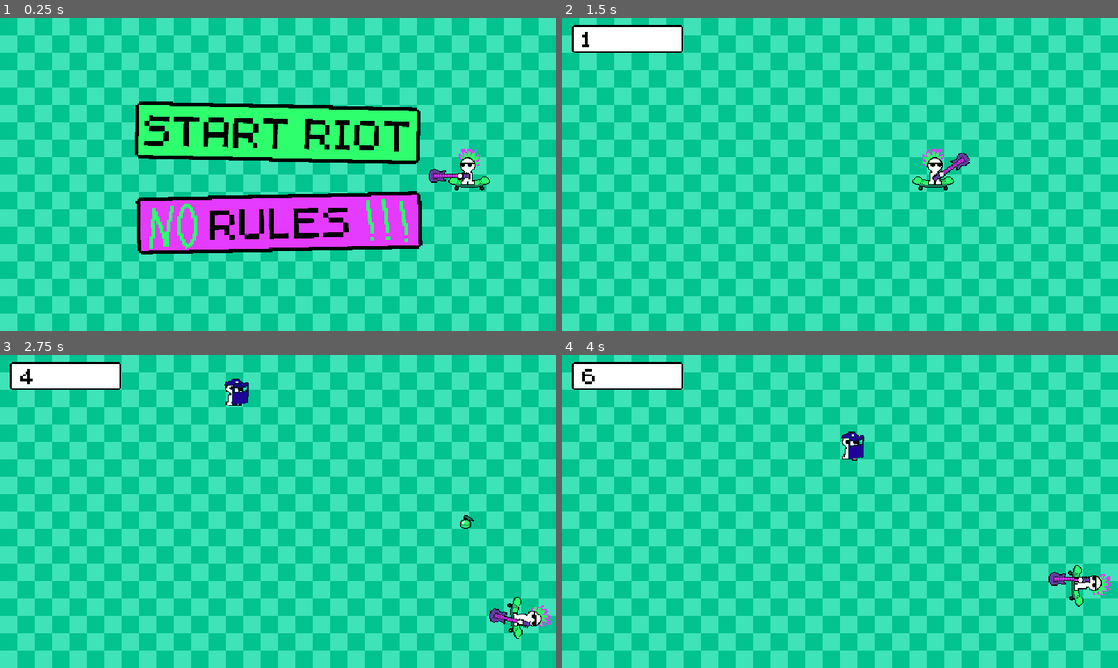
Above: before the commit, frames 1-4 (two rows, left to right).
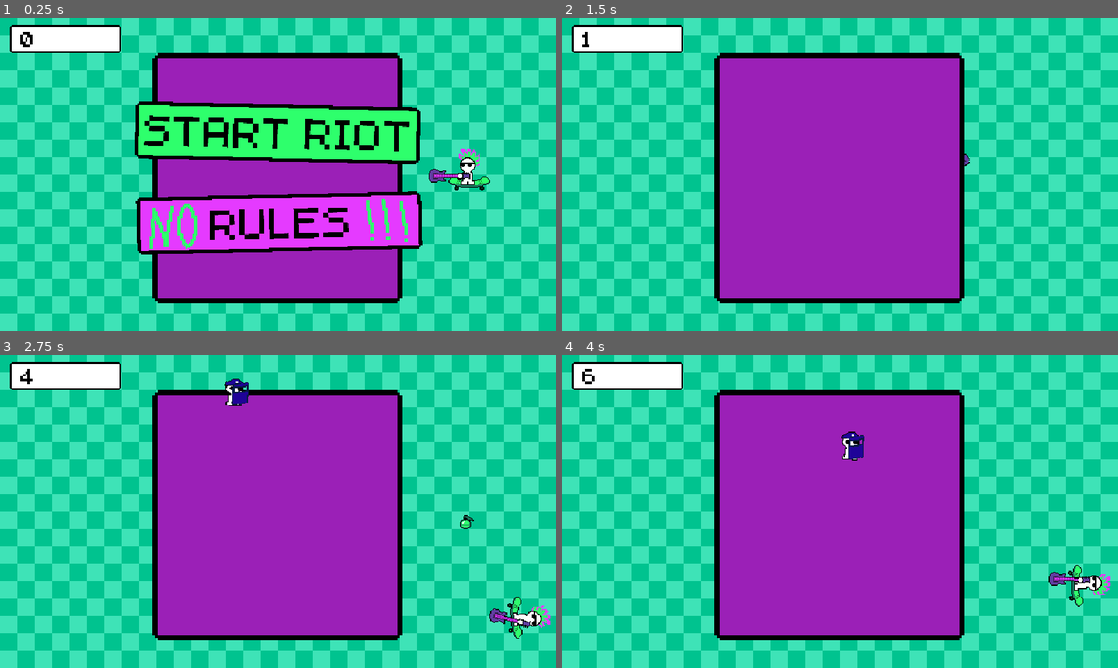
Above: after the commit, the same moments.

Repository: KyleTiley/PlayfulAnarchy
Game: Godot game, scene res://main.tscn
Two runs of this game, one before a commit and one after it. Both use one fixed random seed, a clock stepped at 60 frames per second and the inputs below.
Inputs (mouse positions are in pixels of both pictures, inside the frame that each line leads up to):
- Up to frame 1 (0.25 s): no input
- Up to frame 2 (1.5 s): click "START RIOT" at 0.5 s; move the mouse to (962, 158) at 1.27 s; hold D (right_input) from 1.28 s (still down)
- Up to frame 3 (2.75 s): move the mouse to (166, 527) at 2.02 s; release D (right_input) at 2.03 s; hold S (down_input) from 2.03 s (still down)
- Up to frame 4 (4 s): move the mouse to (895, 442) at 2.77 s; release S (down_input) at 2.78 s; hold D (right_input) 2.78-3.53 s; move the mouse to (812, 574) at 3.52 s; hold W (up_input) from 3.53 s (still down)

The runs differ from the first frame. In frame 1, 21% of the frame differs, in the area x 1-73%, y 2-92%; in frame 2, 36%, in the area x 27-73%, y 11-92%; in frame 3, 36%; in frame 4, 36%.

Commit message:
doing death screen

Diff:
--- a/Menu.gd
+++ b/Menu.gd
@@ -2,7 +2,7 @@
 
 func _on_play_button_pressed():
 	self.hide()
-	$"../Game/GameUI".show()
+	$"../Game/GameUI/Score".show()
 
 func _on_rules_button_pressed():
 	$Rules.show()
--- a/main.tscn
+++ b/main.tscn
@@ -236,7 +236,6 @@
 zoom = Vector2(0.635, 0.635)
 
 [node name="GameUI" type="Control" parent="Game"]
-visible = false
 layout_mode = 3
 anchors_preset = 0
 offset_right = 40.0
@@ -271,6 +270,22 @@
 theme_override_fonts/font = ExtResource("9_feiii")
 theme_override_font_sizes/font_size = 500
 text = "1329139"
+
+[node name="GameOver" type="Control" parent="Game/GameUI"]
+layout_mode = 1
+anchors_preset = 0
+offset_left = 175.0
+offset_top = 40.0
+offset_right = 175.0
+offset_bottom = 40.0
+
+[node name="TextureRect" type="TextureRect" parent="Game/GameUI/GameOver"]
+texture_filter = 1
+layout_mode = 0
+offset_right = 40.0
+offset_bottom = 40.0
+scale = Vector2(3, 3)
+texture = ExtResource("11_vi1af")
 
 [node name="Menu" type="Control" parent="."]
 layout_mode = 3
